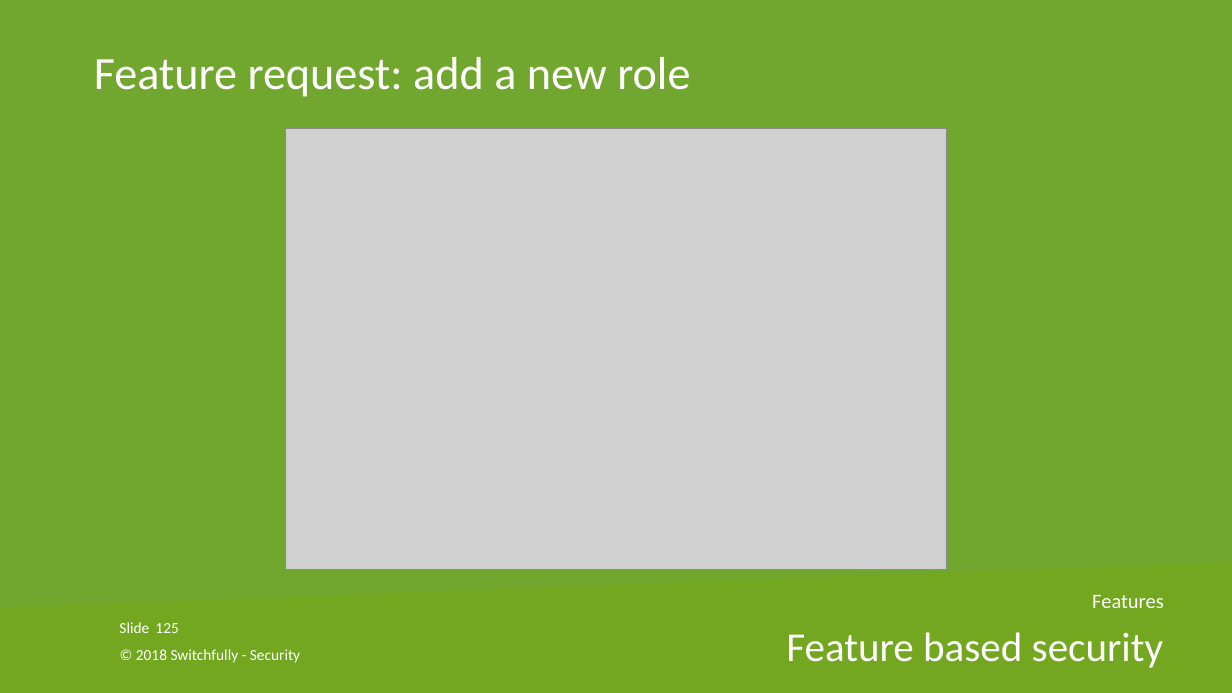
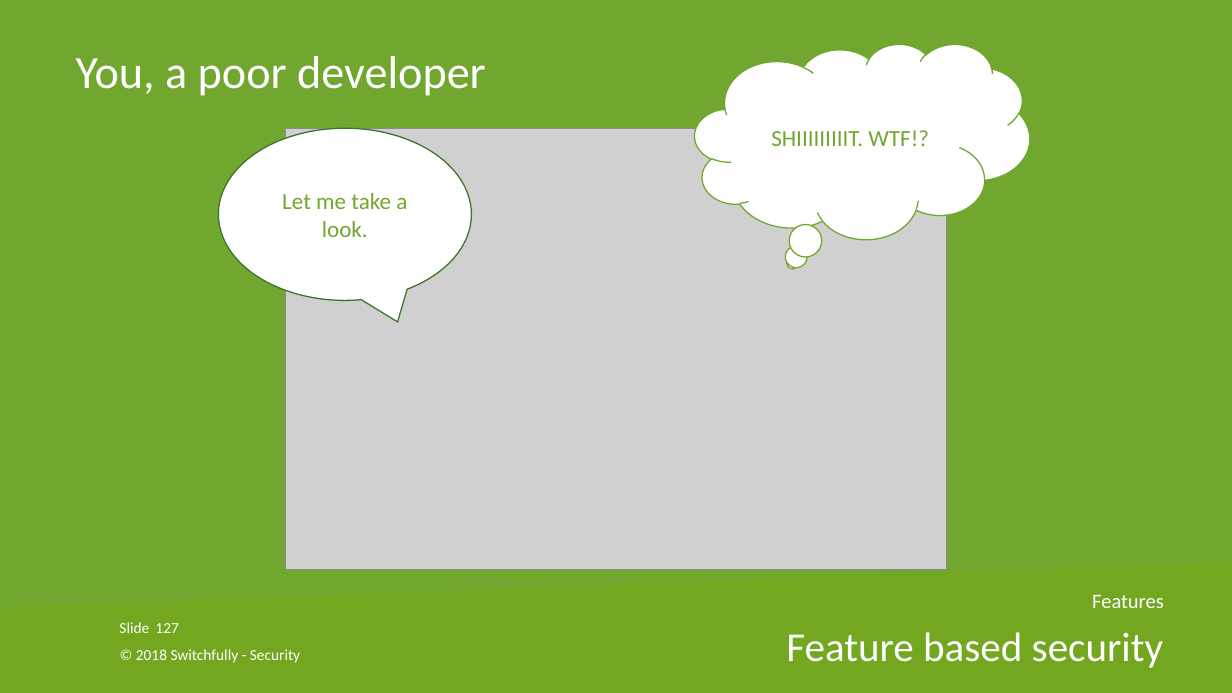
Before and after one commit to nielsjani/switchfully-security, a slide deck: slide 127 of powerpoint/switchfully-security@Cegeka.pptx (slide 125 before the commit). Drawn at 1232x693 pixels with LibreOffice and Linux fonts; fonts in the diff are those of the drawing; grey boxes stand for pictures; background and template pictures are left out. Boxes give left, top, right and bottom in pixels: in the first picture for what was removed or moved away, otherwise in the second. Text is boxed around its words. In the diff, an @@ line names an element or a change of style, - is before the commit and + after.

```diff
--- a/powerpoint/switchfully-security@Cegeka.pptx
+++ b/powerpoint/switchfully-security@Cegeka.pptx
@@ text at [76, 56, 486, 96]: text changed @@
-Feature request: add a new role
+You, a poor developer
@@ thought cloud added at [695, 43, 1030, 238], fill #FFFFFF, outline #71A72F 1 pt, 18 pt, text #71A72F @@
+SHIIIIIIIIIT. WTF!?
@@ speech bubble added at [218, 128, 471, 300], fill #FFFFFF, outline #3E752A 1 pt, 18 pt, text #71A72F @@
+Let me take a look.
@@ page number at [155, 623, 178, 633]: text changed @@
-125
+127
```
Also in this commit, not shown: 4 other slides changed, 6 slides added, 1 slide removed.
